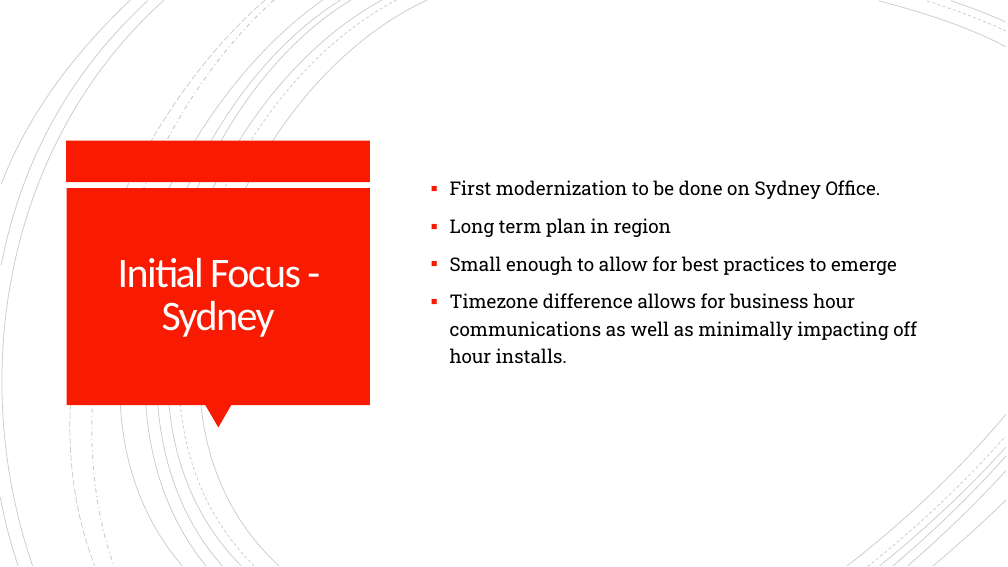
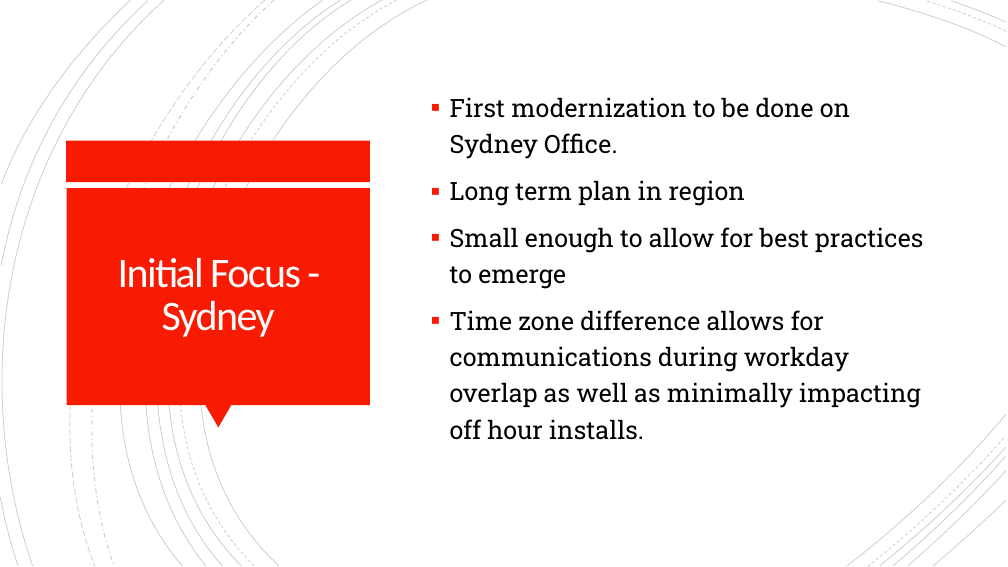
Before and after one commit to Chad-Ballay/Cybersecurity-work-class, a slide deck: slide 20 of classes/CIS312/project/outline_week6.pptx (slide 18 before the commit). Drawn at 1008x567 pixels with LibreOffice and Linux fonts; fonts in the diff are those of the drawing. Boxes give left, top, right and bottom in pixels: in the first picture for what was removed or moved away, otherwise in the second. Text is boxed around its words. In the diff, an @@ line names an element or a change of style, - is before the commit and + after.

```diff
--- a/classes/CIS312/project/outline_week6.pptx
+++ b/classes/CIS312/project/outline_week6.pptx
@@ text at box(450, 97, 923, 289): size 18 to 24 pt in "First modernization to be done on Sydney ...", "Long term plan in region", "Small enough to allow for best practices ..." @@
@@ text at box(450, 310, 921, 440): text changed; size 18 to 24 pt @@
-▪ Timezone difference allows for business hour communications as well as minimally impacting off hour installs.
+▪ Time zone difference allows for communications during workday overlap as well as minimally impacting off hour installs.
```
Also in this commit, not shown: 9 other slides changed, 4 slides added, 2 slides removed, 8 other files.
